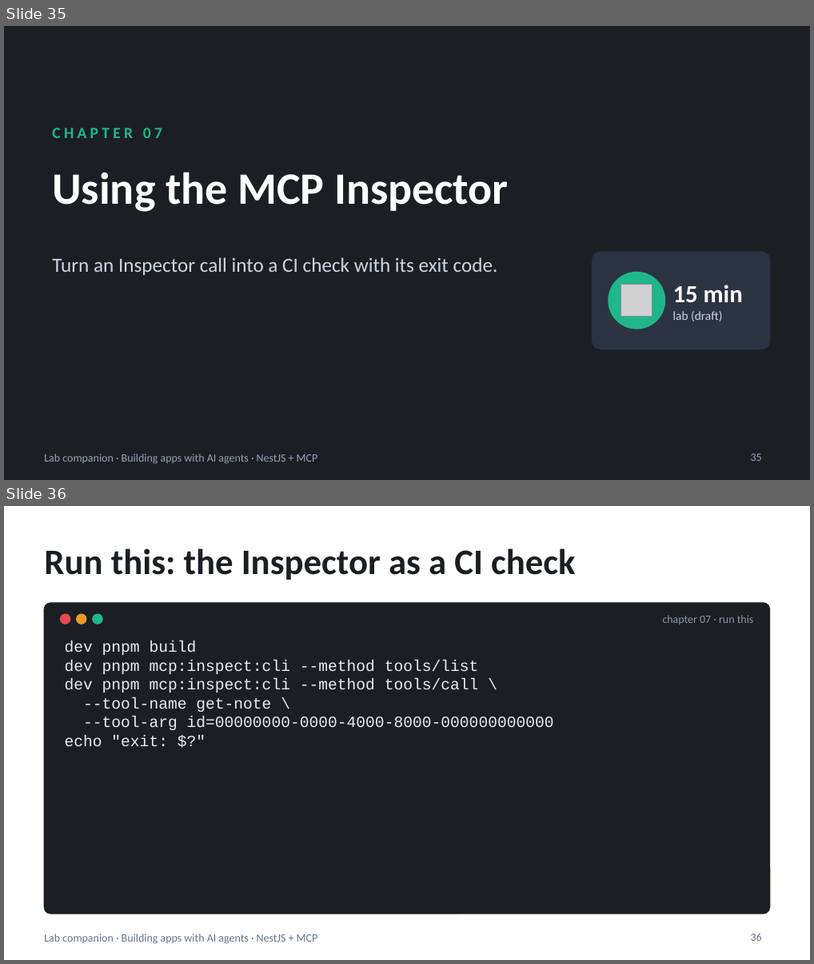
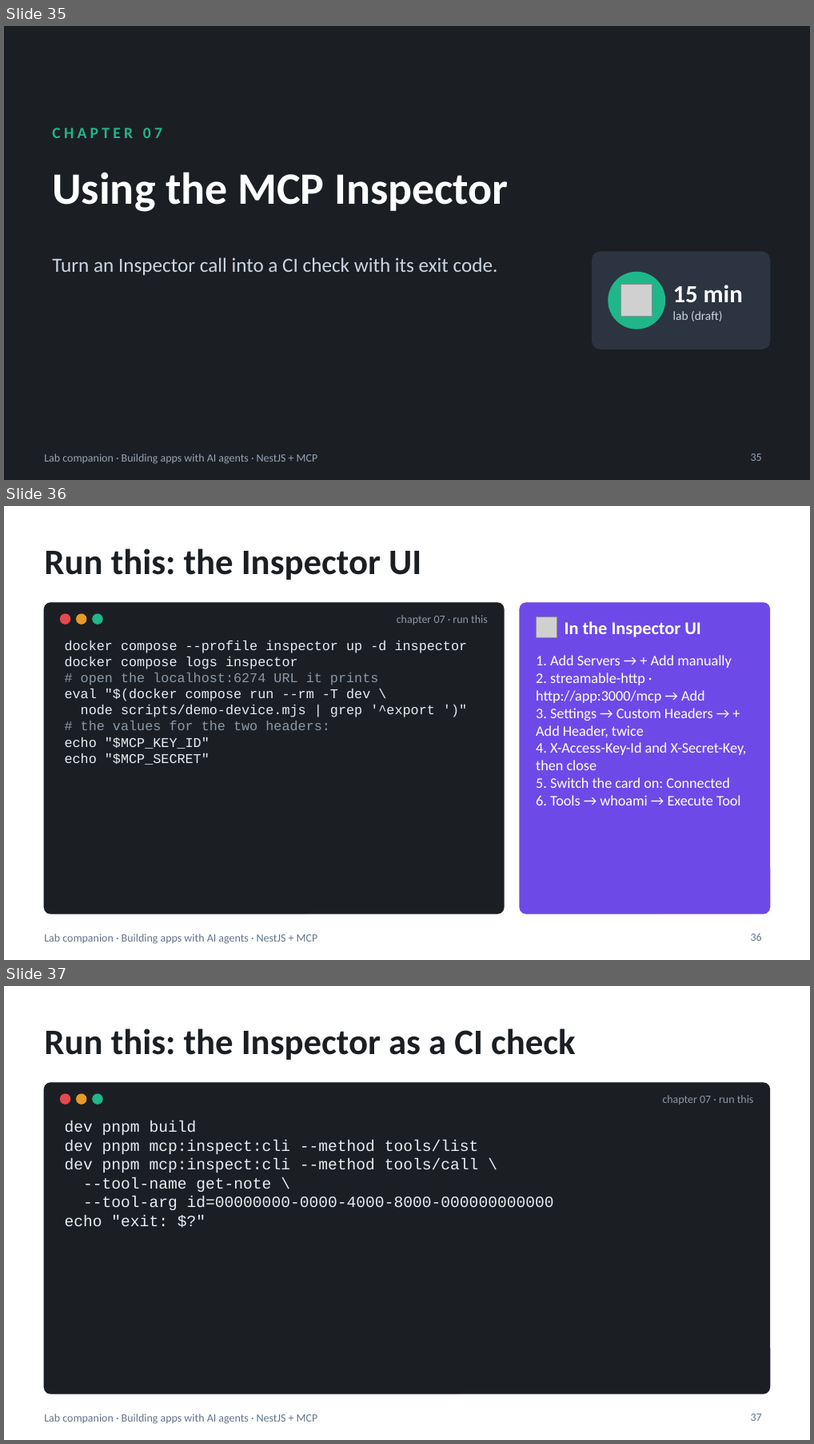
Before and after one commit to blazaga/ai-training-modules, a slide deck: docs/ai-agent-training/slides/lab-companion.pptx. Shown one above the other, each under a label of ours: slides 35 and 36 before the commit, slides 35, 36 and 37 after it. The pictures are 814x964 and 814x1444 pixels, drawn with LibreOffice and Linux fonts; fonts in the diff are those of the drawing; grey boxes stand for pictures. Boxes give left, top, right and bottom in pixels: in the first picture for what was removed or moved away, otherwise in the second. Text is boxed around its words. In the diff, an @@ line names an element or a change of style, - is before the commit and + after.

```diff
--- a/docs/ai-agent-training/slides/lab-companion.pptx
+++ b/docs/ai-agent-training/slides/lab-companion.pptx
@@ slide 36 added at <box>4,506,810,960</box>, background #FFFFFF; not listed: 1 template element that a slide beside it also shows @@
@@ title added at <box>44,548,422,580</box>, 32 pt, text #1B1F24, bold @@
+Run this: the Inspector UI
@@ rounded rectangle added at <box>44,603,504,913</box>, fill #1B1F24, outline #1B1F24 1 pt @@
@@ ellipse added at <box>61,614,70,624</box>, fill #E5484D, outline #E5484D 1 pt @@
@@ ellipse added at <box>77,614,86,624</box>, fill #E69A28, outline #E69A28 1 pt @@
@@ ellipse added at <box>93,614,102,624</box>, fill #1FB68A, outline #1FB68A 1 pt @@
@@ text added at <box>397,615,488,624</box>, 10 pt, text #8B98A5 @@
+chapter 07 · run this
@@ rounded rectangle added at <box>520,603,770,913</box>, fill #6D4AE8, outline #6D4AE8 1 pt @@
@@ picture added at <box>536,616,557,637</box> @@
@@ text added at <box>565,621,702,637</box>, 16 pt, text #FFFFFF, bold @@
+In the Inspector UI
@@ text added at <box>65,640,468,764</box>, 12 pt, text #E6EDF3 @@
+docker compose --profile inspector up -d inspector
+docker compose logs inspector
+# open the localhost:6274 URL it prints
+eval "$(docker compose run --rm -T dev \
+node scripts/demo-device.mjs | grep '^export ')"
+# the values for the two headers:
+echo "$MCP_KEY_ID"
+echo "$MCP_SECRET"
@@ text added at <box>536,655,747,805</box>, 13 pt, text #FFFFFF @@
+1. Add Servers → + Add manually
+2. streamable-http · http://app:3000/mcp → Add
+3. Settings → Custom Headers → + Add Header, twice
+4. X-Access-Key-Id and X-Secret-Key, then close
+5. Switch the card on: Connected
+6. Tools → whoami → Execute Tool
@@ page number added at <box>751,932,762,940</box>, 10 pt, text #64748B @@
+36
@@ what was slide 36 is now slide 37 @@
@@ page number at <box>751,1413,762,1420</box>: text changed @@
-36
+37
```
Also in this commit, not shown: 2 slides changed, 9 other files.
